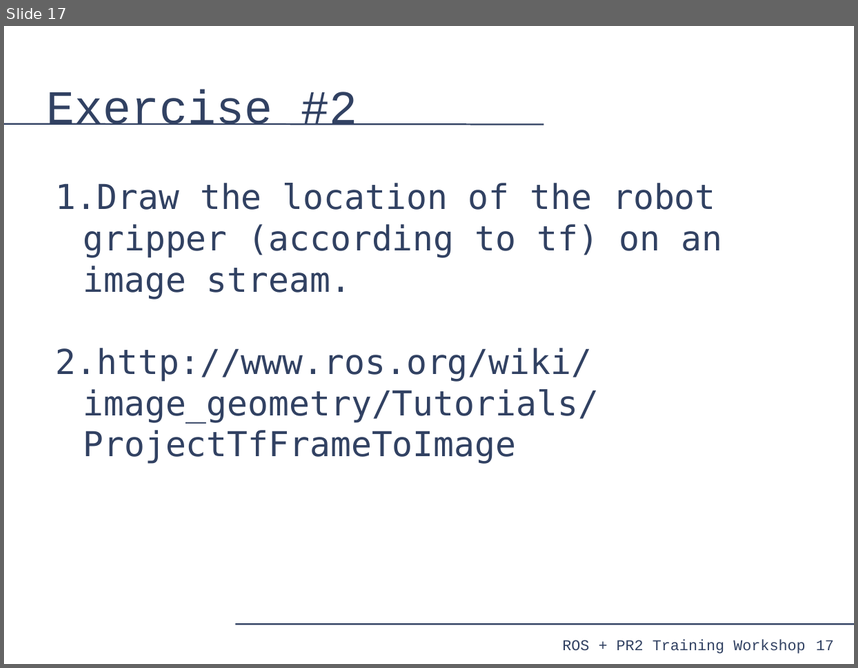
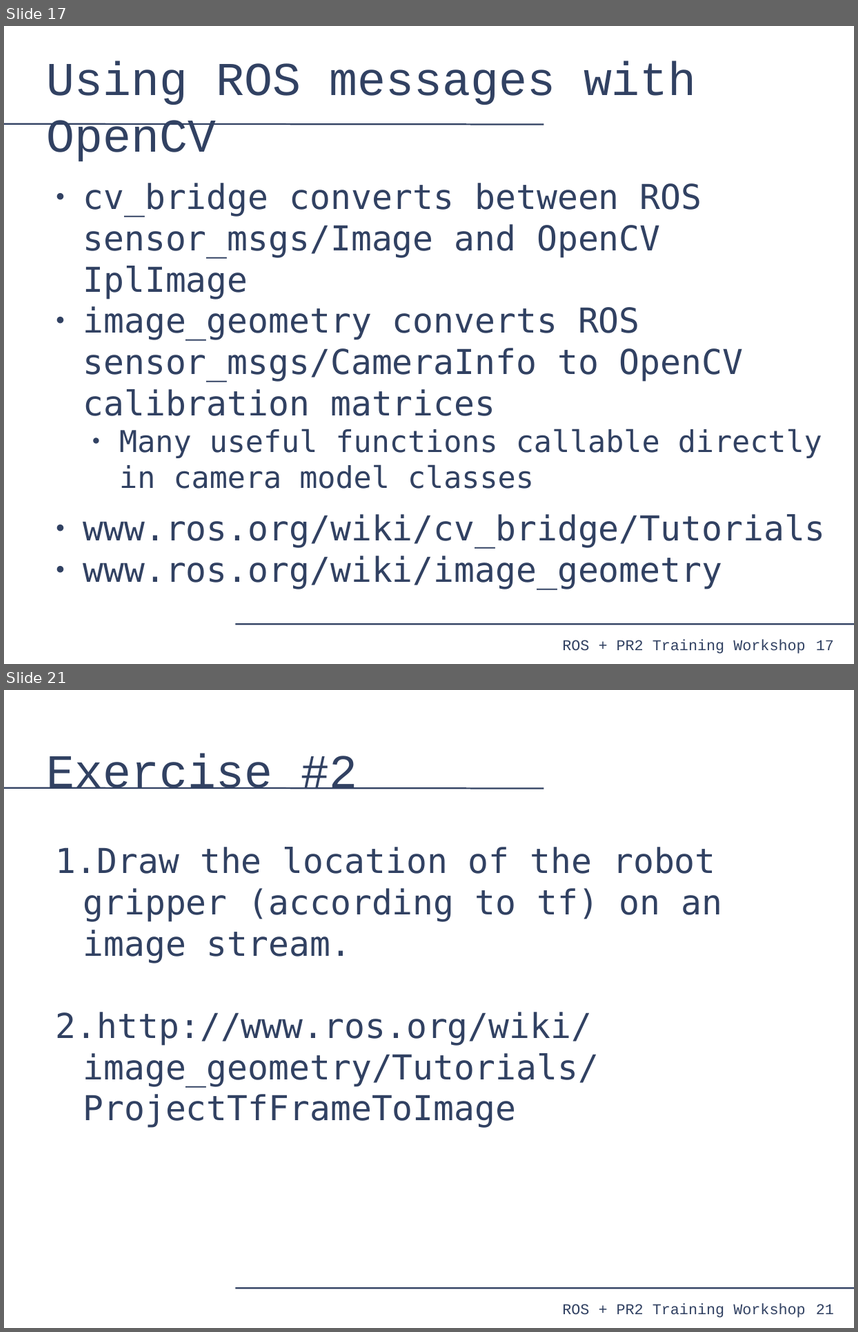
Before and after one commit to PR2/pr2_docs, a slide deck: pr2_training_workshop/processing_camera_data/slides.odp. Shown one above the other, each under a label of ours: slide 17 before the commit, slides 17 and 21 after it; the slides between them are not shown. The pictures are 858x668 and 858x1332 pixels, drawn with LibreOffice and Linux fonts; fonts in the diff are those of the drawing. Boxes give left, top, right and bottom in pixels: in the first picture for what was removed or moved away, otherwise in the second. Text is boxed around its words. In the diff, an @@ line names an element or a change of style, - is before the commit and + after.

Commit message:
processing_camera_data: Full rough draft of slides.

```diff
--- a/pr2_training_workshop/processing_camera_data/slides.odp
+++ b/pr2_training_workshop/processing_camera_data/slides.odp
@@ slide 17 added at [4, 26, 854, 664], background #FFFFFF; not listed: 4 template elements that a slide beside it also shows @@
@@ title added at [47, 61, 697, 161], 44 pt, text #314162 @@
+Using ROS messages with OpenCV
@@ text added at [83, 183, 825, 589], 32 pt, text #314162 @@
+● cv_bridge converts between ROS sensor_msgs/Image and OpenCV IplImage
+● image_geometry converts ROS sensor_msgs/CameraInfo to OpenCV calibration matrices
+  ● Many useful functions callable directly in camera model classes
+● www.ros.org/wiki/cv_bridge/Tutorials
+● www.ros.org/wiki/image_geometry
@@ what was slide 17 is now slide 21 @@
@@ page number at [816, 1303, 834, 1314]: text changed @@
-17
+21
```
Also in this commit, not shown: 4 other slides added, 1 slide removed.
